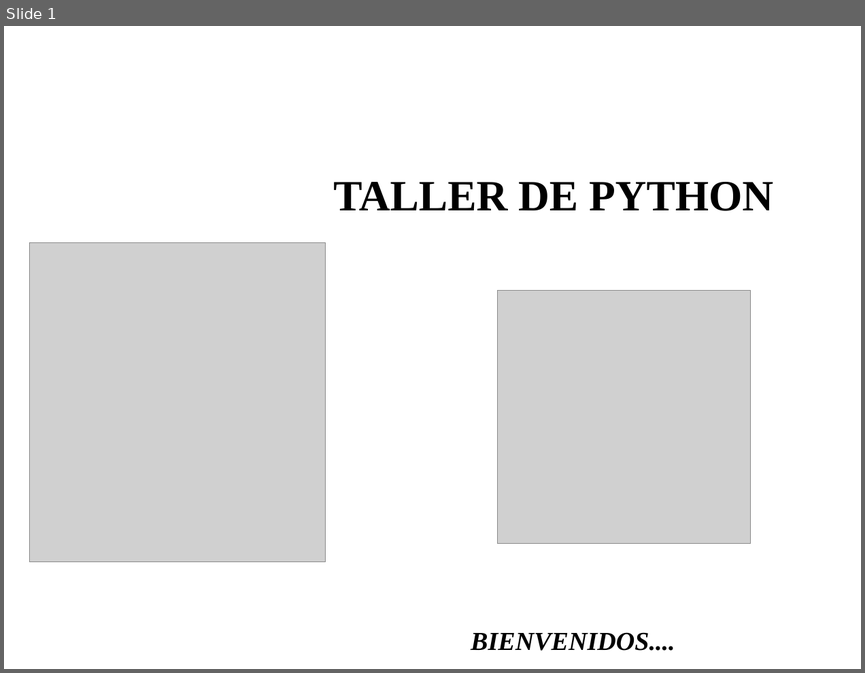
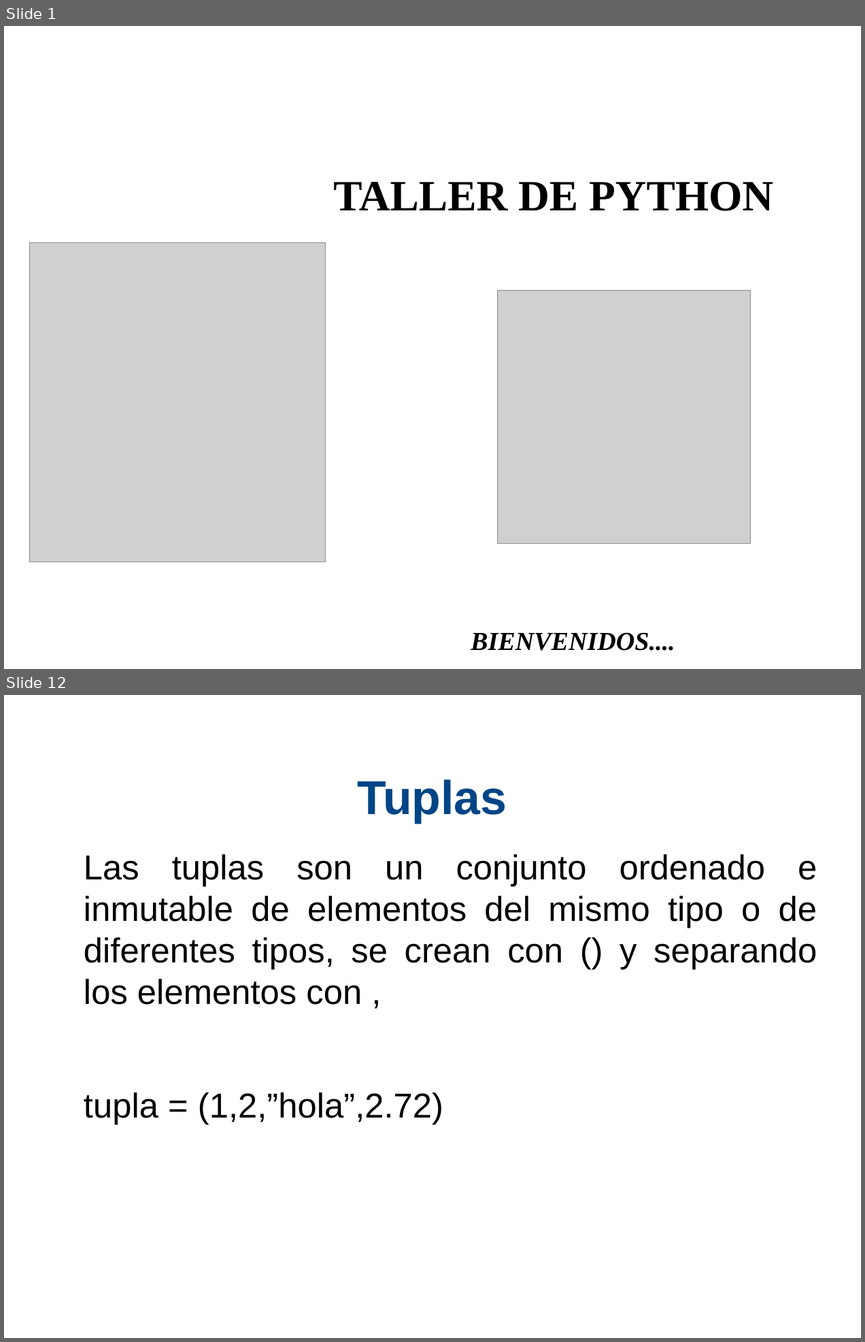
Before and after one commit to xDavidPM/Taller-Python, a slide deck: Python diapositiva dia 2.odp. Shown one above the other, each under a label of ours: slide 1 before the commit, slides 1 and 12 after it; the slides between them are not shown. The pictures are 865x673 and 865x1342 pixels, drawn with LibreOffice and Linux fonts; fonts in the diff are those of the drawing; grey boxes stand for pictures; background and template pictures are left out. Boxes give left, top, right and bottom in pixels: in the first picture for what was removed or moved away, otherwise in the second. Text is boxed around its words. In the diff, an @@ line names an element or a change of style, - is before the commit and + after.

```diff
--- a/Python diapositiva dia 2.odp
+++ b/Python diapositiva dia 2.odp
@@ slide 12 added at [4,695,861,1338], background #FFFFFF @@
@@ title added at [358,779,507,823], 44 pt, text #004586, bold @@
+Tuplas
@@ text added at [84,854,817,1125], 32 pt, text #000000 @@
+Las tuplas son un conjunto ordenado e inmutable de elementos del mismo tipo o de diferentes tipos, se crean con () y separando los elementos con ,
+tupla = (1,2,”hola”,2.72)
```
Also in this commit, not shown: 1 slide changed, 13 other slides added, 3 other files.
